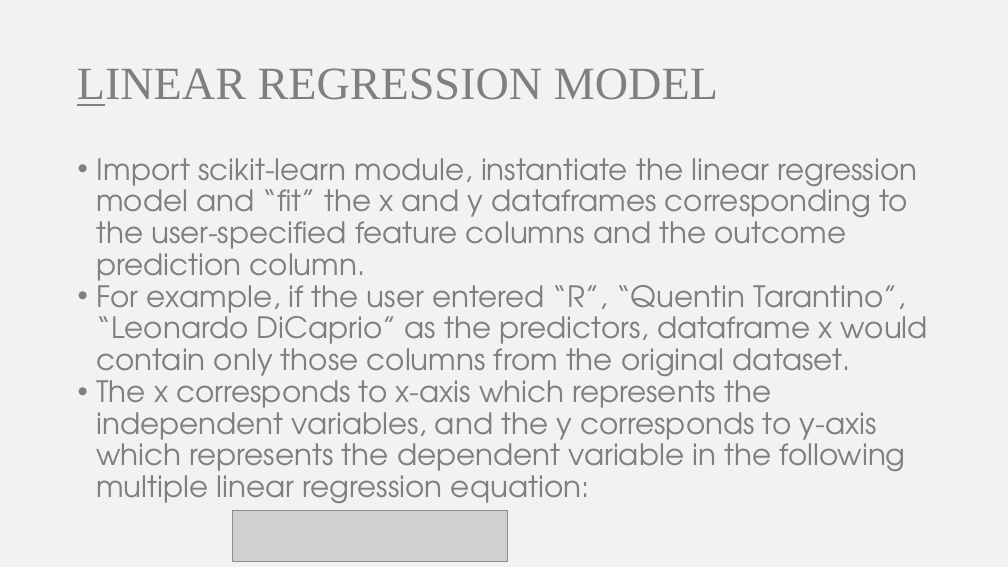
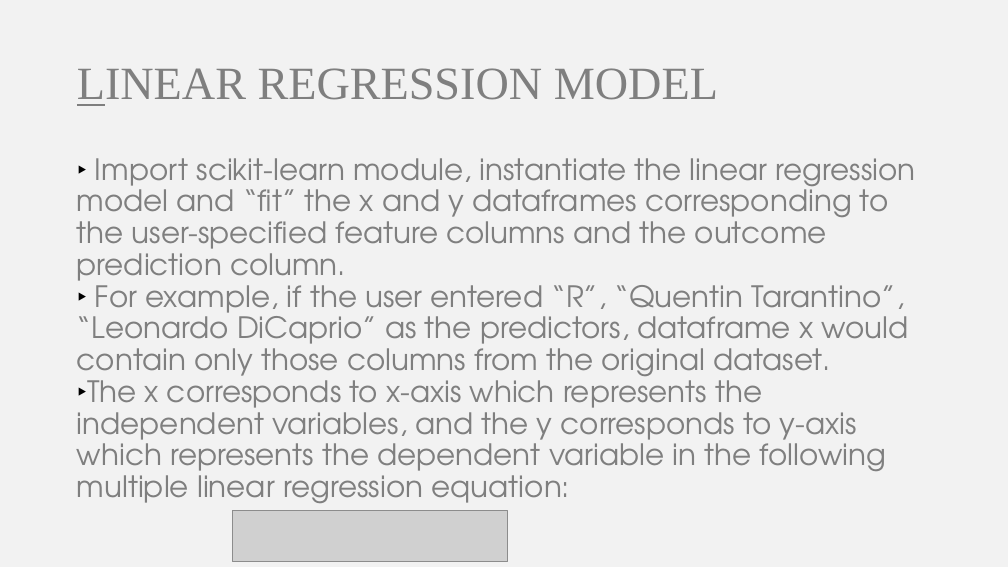
Before and after one commit to somyamohanty/Data_Dawgs, a slide deck: slide 14 of presentations/Final Presentation.pptx. Drawn at 1008x567 pixels with LibreOffice and Linux fonts; fonts in the diff are those of the drawing; grey boxes stand for pictures. Boxes give left, top, right and bottom in pixels: in the first picture for what was removed or moved away, otherwise in the second. Text is boxed around its words. In the diff, an @@ line names an element or a change of style, - is before the commit and + after.

```diff
--- a/presentations/Final Presentation.pptx
+++ b/presentations/Final Presentation.pptx
@@ text at bbox=[77, 158, 916, 511]: text changed @@
-• Import scikit-learn module, instantiate the linear regression model and “fit” the x and y dataframes corresponding to the user-specified feature columns and the outcome prediction column.
-• For example, if the user entered “R”, “Quentin Tarantino”, “Leonardo DiCaprio” as the predictors, dataframe x would contain only those columns from the original dataset.
-• The x corresponds to x-axis which represents the independent variables, and the y corresponds to y-axis which represents the dependent variable in the following multiple linear regression equation:
+‣ Import scikit-learn module, instantiate the linear regression model and “fit” the x and y dataframes corresponding to the user-specified feature columns and the outcome prediction column.
+‣ For example, if the user entered “R”, “Quentin Tarantino”, “Leonardo DiCaprio” as the predictors, dataframe x would contain only those columns from the original dataset.
+‣The x corresponds to x-axis which represents the independent variables, and the y corresponds to y-axis which represents the dependent variable in the following multiple linear regression equation:
```
Also in this commit, not shown: 18 other slides changed, 3 slides added, 1 slide removed.
